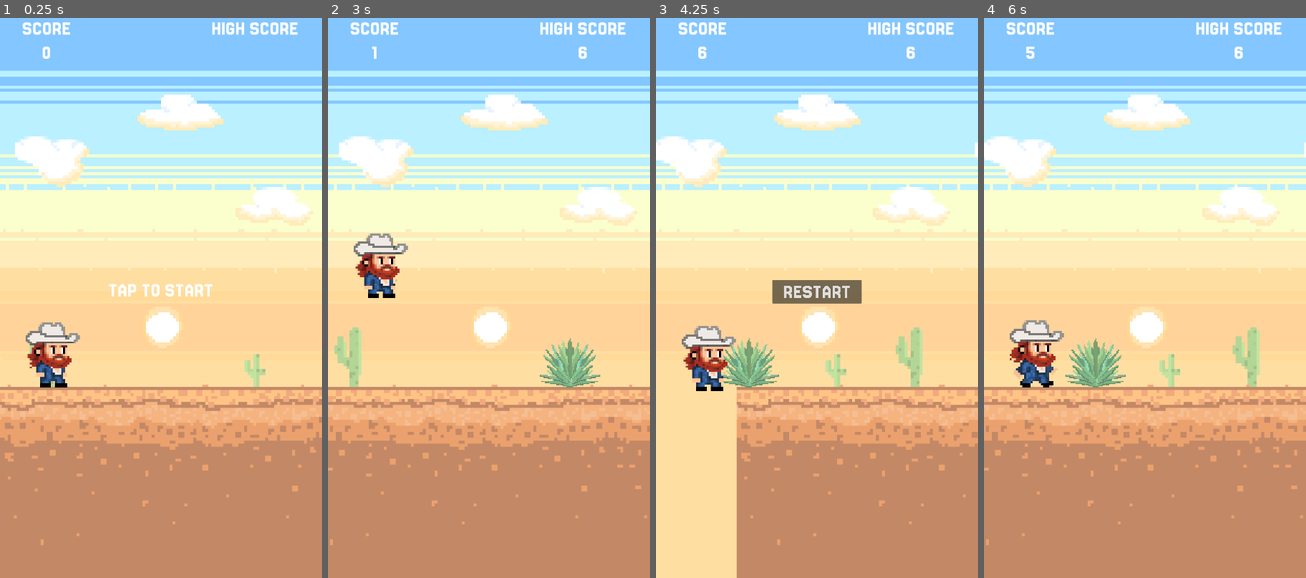
Above: before the commit, frames 1-4 (left to right).
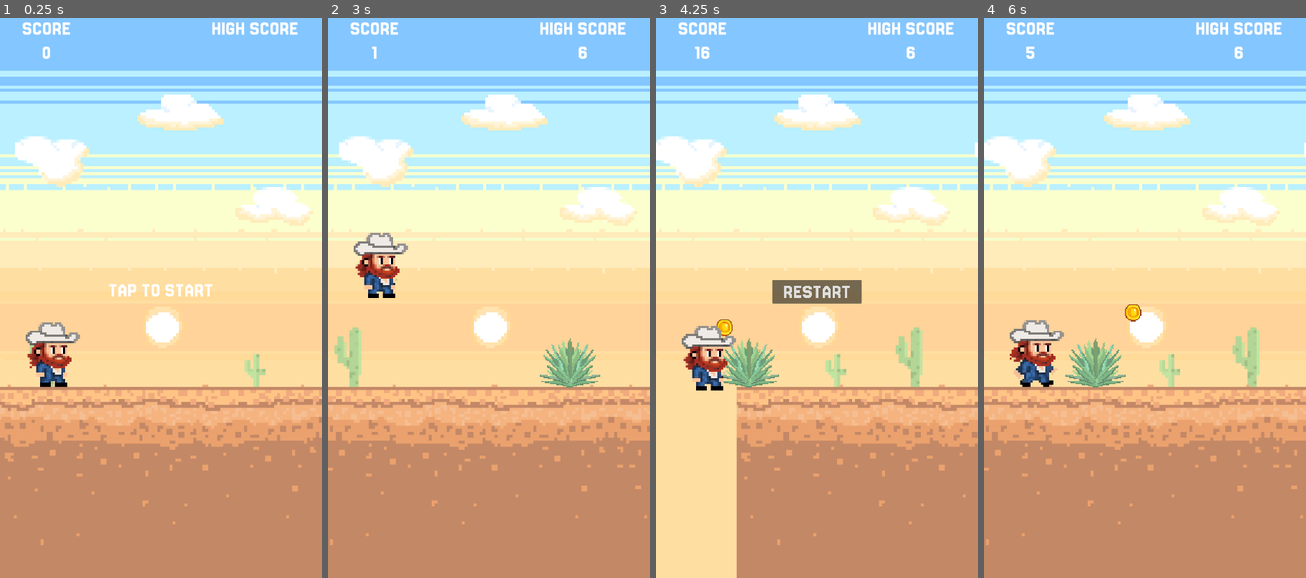
Above: after the commit, the same moments.

Repository: rgomezp/cowboy-game
Game: Godot game, scene res://scenes/main.tscn
The game is run twice, just before and just after one commit, with the same random seed, the same clock (stepped at 60 frames per second) and the same inputs.
Inputs:
- Up to frame 1 (0.25 s): no input
- Up to frame 2 (3 s): tap Enter (ui_accept) at 0.5, 0.77, 1.52, 2.75 s; click "RESTART" at 2 s; hold Down (ui_down) from 2.78 s (still down)
- Up to frame 3 (4.25 s): release Down (ui_down) at 3.53 s; tap Enter (ui_accept) at 3.77 s
- Up to frame 4 (6 s): click "RESTART" at 4.25 s; tap Enter (ui_accept) at 5, 5.27 s; hold Down (ui_down) from 5.78 s (still down)

The runs differ from the first frame. In frame 1, 0.1% of the frame differs, in the area x 8-25%, y 56-66%; in frame 2, less than 0.1%; in frame 3, 0.3%, in the area x 8-25%, y 5-67%; in frame 4, 0.3%.

Commit message:
Implements coin collection feature
Adds coin spawning and collection mechanics to the game.

Introduces a coin spawner that creates coins at varying heights.
Creates a coin manager to handle coin instantiation, removal,
and off-screen cleanup.

The collision handler detects player-coin collisions, awards points,
and triggers coin collection animations.

Diff:
--- /dev/null
+++ b/scenes/CoinManager.gd
@@ -0,0 +1,43 @@
+extends Node
+
+signal coin_added(coin: Node)
+signal coin_removed(coin: Node)
+
+var coins: Array = []
+var screen_size: Vector2i
+
+func initialize(screen_size: Vector2i):
+	self.screen_size = screen_size
+
+func reset():
+	clear_all_coins()
+
+func clear_all_coins():
+	for coin in coins:
+		if is_instance_valid(coin):
+			coin.queue_free()
+	coins.clear()
+
+func add_coin(coin: Node):
+	add_child(coin)
+	coins.append(coin)
+	coin_added.emit(coin)
+
+func remove_coin(coin: Node):
+	if coins.has(coin):
+		coins.erase(coin)
+		# Don't queue_free here - let the coin handle its own cleanup after animation
+		# The coin will call queue_free() itself after the animation finishes
+		coin_removed.emit(coin)
+
+func cleanup_off_screen_coins(camera_x: float):
+	# Add a buffer to ensure coins are well off-screen before removal
+	var cleanup_threshold = camera_x - screen_size.x * 2
+	for coin in coins.duplicate():
+		# Check if object is still valid (not freed)
+		if not is_instance_valid(coin):
+			# Remove invalid references from array
+			coins.erase(coin)
+			continue
+		if coin.position.x < cleanup_threshold:
+			remove_coin(coin)
--- /dev/null
+++ b/scenes/CoinSpawner.gd
@@ -0,0 +1,41 @@
+extends Node
+
+signal coin_spawned(coin: Node)
+
+var coin_scene: PackedScene
+# Coin height offsets relative to ground top (negative = above ground)
+# Ground top is at Y=1280, so coins should be above that
+var coin_height_offsets: Array[int] = [-200, -250, -300, -350, -400, -500]  # Hovering above ground, all jump-reachable
+var last_coin_time: float = 0.0
+var next_coin_interval: float = 0.0
+var screen_size: Vector2i
+var ground_top_y: float = 1280.0  # Ground top Y position
+
+func initialize(coin_scene: PackedScene, screen_size: Vector2i, ground_top_y: float = 1280.0):
+	self.coin_scene = coin_scene
+	self.screen_size = screen_size
+	self.ground_top_y = ground_top_y
+
+func reset():
+	last_coin_time = 0.0
+	next_coin_interval = randf_range(0.5, 2.0)  # Much more frequent than butterflies
+
+func update(delta: float, current_score: int) -> Node:
+	last_coin_time += delta
+	if last_coin_time >= next_coin_interval:
+		var coin = spawn_coin(current_score)
+		last_coin_time = 0.0
+		next_coin_interval = randf_range(0.5, 2.0)  # Spawn every 0.5-2 seconds
+		return coin
+	return null
+
+func spawn_coin(current_score: int) -> Node:
+	var coin = coin_scene.instantiate()
+	var obs_x: int = screen_size.x + current_score + 100
+	# Position coin above ground at various heights (all jump-reachable)
+	# Ground top is at 1600.5, so coins hover above it
+	var height_offset = coin_height_offsets[randi() % coin_height_offsets.size()]
+	var obs_y: int = int(ground_top_y + height_offset)
+	coin.position = Vector2i(obs_x, obs_y)
+	coin_spawned.emit(coin)
+	return coin
--- a/scenes/CollisionHandler.gd
+++ b/scenes/CollisionHandler.gd
@@ -9,7 +9,13 @@
 	player = player_node
 
 func handle_obstacle_collision(body: Node, obstacle: Node):
-	if body.name == "Player":
+	# Check if body is the player (could be named "Player" or "Player2" depending on scene)
+	var is_player = body == player or body.name == "Player" or body.name == "Player2"
+	if is_player:
+		# Coins handle their own collection, so skip them here
+		if obstacle.name == "Coin" or (obstacle.get_script() != null and obstacle.get_script().resource_path != null and "coin.gd" in obstacle.get_script().resource_path):
+			return
+
 		# If this is a butterfly, check if player is also overlapping the top collision
 		if obstacle.has_node("TopCollision"):
 			var top_collision = obstacle.get_node("TopCollision")
@@ -22,12 +28,20 @@
 		player_hit_obstacle.emit(obstacle)
 
 func handle_top_collision(body: Node, obstacle: Node):
-	if body.name == "Player":
+	# Check if body is the player
+	var is_player = body == player or body.name == "Player" or body.name == "Player2"
+	if is_player:
 		# Player jumped on the butterfly from the top - bounce
 		player_bounced_on_butterfly.emit(obstacle)
 
 func connect_obstacle_signals(obstacle: Node):
-	obstacle.body_entered.connect(func(body): handle_obstacle_collision(body, obstacle))
+	# Skip coins - they handle their own collision detection
+	if obstacle.name == "Coin" or (obstacle.get_script() != null and obstacle.get_script().resource_path != null and "coin.gd" in obstacle.get_script().resource_path):
+		return
+
+	# Only connect body_entered for Area2D nodes (butterflies, etc.)
+	if obstacle is Area2D:
+		obstacle.body_entered.connect(func(body): handle_obstacle_collision(body, obstacle))
 
 	# If this is a butterfly, also connect to the top collision Area2D
 	if obstacle.has_node("TopCollision"):
--- a/scenes/ObstacleManager.gd
+++ b/scenes/ObstacleManager.gd
@@ -68,8 +68,11 @@
 
 func remove_obstacle(obs: Node):
 	if obstacles.has(obs):
-		obs.queue_free()
 		obstacles.erase(obs)
+		# Only queue_free if the object is still valid
+		# (coins might already be queued for deletion)
+		if is_instance_valid(obs):
+			obs.queue_free()
 		obstacle_removed.emit(obs)
 
 func cleanup_off_screen_obstacles(camera_x: float):
@@ -77,5 +80,10 @@
 	# This prevents butterflies and other obstacles from disappearing too early
 	var cleanup_threshold = camera_x - screen_size.x * 2
 	for obs in obstacles.duplicate():
+		# Check if object is still valid (not freed)
+		if not is_instance_valid(obs):
+			# Remove invalid references from array
+			obstacles.erase(obs)
+			continue
 		if obs.position.x < cleanup_threshold:
 			remove_obstacle(obs)
--- a/scenes/ground.tscn
+++ b/scenes/ground.tscn
@@ -3,7 +3,7 @@
 [ext_resource type="Texture2D" uid="uid://bamyrdqraj77v" path="res://assets/img/solid.png" id="1_pybca"]
 
 [sub_resource type="RectangleShape2D" id="RectangleShape2D_pybca"]
-size = Vector2(2164, 639)
+size = Vector2(2164, 640)
 
 [node name="Ground" type="StaticBody2D"]
 
@@ -13,5 +13,5 @@
 offset = Vector2(0, 1271)
 
 [node name="CollisionShape2D" type="CollisionShape2D" parent="."]
-position = Vector2(1084, 1600.5)
+position = Vector2(1082, 1600)
 shape = SubResource("RectangleShape2D_pybca")
--- a/scenes/items/Coin.tscn
+++ b/scenes/items/Coin.tscn
@@ -1,7 +1,8 @@
-[gd_scene load_steps=15 format=3 uid="uid://by1bq66drnefa"]
+[gd_scene load_steps=16 format=3 uid="uid://by1bq66drnefa"]
 
 [ext_resource type="Texture2D" uid="uid://dv46e4n0453m" path="res://assets/img/items/collected_coin_sprite_sheet.png" id="1_f8k4j"]
 [ext_resource type="Texture2D" uid="uid://cqlokxaawat0r" path="res://assets/img/items/coin_sprite_sheet.png" id="2_h76ui"]
+[ext_resource type="Script" uid="uid://k1ap1nah76j6" path="res://scenes/items/coin.gd" id="3_coin"]
 
 [sub_resource type="AtlasTexture" id="AtlasTexture_xohpf"]
 atlas = ExtResource("1_f8k4j")
@@ -66,7 +67,7 @@
 }],
 "loop": false,
 "name": &"collected",
-"speed": 5.0
+"speed": 25.0
 }, {
 "frames": [{
 "duration": 1.0,
@@ -91,14 +92,16 @@
 height = 56.0
 
 [node name="Coin" type="Area2D"]
+script = ExtResource("3_coin")
 
 [node name="AnimatedSprite2D" type="AnimatedSprite2D" parent="."]
 texture_filter = 1
 scale = Vector2(3, 3)
 sprite_frames = SubResource("SpriteFrames_x1cwl")
-animation = &"idle"
+animation = &"collected"
 autoplay = "idle"
-frame_progress = 0.79865855
+frame = 5
+frame_progress = 1.0
 
 [node name="CollisionShape2D" type="CollisionShape2D" parent="."]
 shape = SubResource("CapsuleShape2D_f8k4j")
--- /dev/null
+++ b/scenes/items/coin.gd
@@ -0,0 +1,69 @@
+extends Area2D
+
+var is_collected: bool = false
+
+func _ready() -> void:
+	# Ensure monitoring is enabled for collision detection
+	monitoring = true
+	monitorable = true
+	# Connect collision signal directly
+	body_entered.connect(_on_body_entered)
+
+func _on_body_entered(body: Node):
+	# Don't process if already collected
+	if is_collected:
+		return
+
+	# Check if body is the player (CharacterBody2D)
+	if not body is CharacterBody2D:
+		return
+
+	# Immediately mark as collected and disable collisions to prevent double collection
+	is_collected = true
+	monitoring = false
+	monitorable = false
+	# Disconnect signal to prevent multiple triggers
+	if body_entered.is_connected(_on_body_entered):
+		body_entered.disconnect(_on_body_entered)
+
+	collect()
+
+func collect():
+	if is_collected and monitoring == false:
+		return
+
+	# Mark as collected immediately (already done in _on_body_entered, but ensure it)
+	is_collected = true
+	monitoring = false
+	monitorable = false
+
+	# Get the main scene to access managers
+	var main_scene = get_tree().current_scene
+	if not main_scene:
+		return
+
+	# Add 10 points to score (10 * 100 = 1000 raw score for display)
+	if "score_manager" in main_scene and main_scene.score_manager:
+		main_scene.score_manager.add_score(10 * 100)
+
+	# Trigger the collected animation and wait for it to finish
+	var animated_sprite = $AnimatedSprite2D
+	if animated_sprite:
+		# Make sure coin is visible and sprite is visible
+		visible = true
+		animated_sprite.visible = true
+		# Stop any current animation
+		animated_sprite.stop()
+		# Play the collected animation
+		animated_sprite.play("collected")
+		# Wait for animation to finish
+		await animated_sprite.animation_finished
+
+	# Remove from manager AFTER animation finishes
+	# This ensures the coin stays visible during the animation
+	if "coin_manager" in main_scene and main_scene.coin_manager:
+		main_scene.coin_manager.remove_coin(self)
+
+	# Free the coin after everything is done
+	if is_instance_valid(self):
+		queue_free()
--- a/scenes/main.gd
+++ b/scenes/main.gd
@@ -4,17 +4,22 @@
 var rock_scene = preload("res://scenes/obstacles/rock.tscn")
 var agave_scene = preload("res://scenes/obstacles/agave.tscn")
 var butterfly_scene = preload("res://scenes/obstacles/butterfly.tscn")
+var coin_scene = preload("res://scenes/items/Coin.tscn")
 
 # Preload manager scripts
 var ScoreManager = preload("res://scenes/ScoreManager.gd")
 var ObstacleManager = preload("res://scenes/ObstacleManager.gd")
 var ButterflySpawner = preload("res://scenes/ButterflySpawner.gd")
+var CoinSpawner = preload("res://scenes/CoinSpawner.gd")
+var CoinManager = preload("res://scenes/CoinManager.gd")
 var CollisionHandler = preload("res://scenes/CollisionHandler.gd")
 
 # Manager instances
 var score_manager: Node
 var obstacle_manager: Node
 var butterfly_spawner: Node
+var coin_spawner: Node
+var coin_manager: Node
 var collision_handler: Node
 
 const PLAYER_START_POS := Vector2i(19, 166)
@@ -59,6 +64,17 @@
 	butterfly_spawner.butterfly_spawned.connect(_on_butterfly_spawned)
 	butterfly_spawner.initialize(butterfly_scene, screen_size)
 
+	coin_spawner = CoinSpawner.new()
+	add_child(coin_spawner)
+	coin_spawner.coin_spawned.connect(_on_coin_spawned)
+	# Ground top is at Y=1280
+	coin_spawner.initialize(coin_scene, screen_size, 1280.0)
+
+	coin_manager = CoinManager.new()
+	add_child(coin_manager)
+	coin_manager.coin_added.connect(_on_coin_added)
+	coin_manager.initialize(screen_size)
+
 	collision_handler = CollisionHandler.new()
 	add_child(collision_handler)
 	collision_handler.player_hit_obstacle.connect(_on_player_hit_obstacle)
@@ -70,6 +86,8 @@
 	score_manager.reset()
 	obstacle_manager.reset()
 	butterfly_spawner.reset()
+	coin_spawner.reset()
+	coin_manager.reset()
 
 	game_running = false
 	get_tree().paused = false
@@ -103,6 +121,11 @@
 		if butterfly:
 			obstacle_manager.add_obstacle(butterfly)
 
+		# Check coin spawning
+		var coin = coin_spawner.update(delta, current_score)
+		if coin:
+			coin_manager.add_coin(coin)
+
 		# Move player position & camera
 		$Player.position.x += speed
 		$Camera2D.position.x += speed
@@ -116,6 +139,8 @@
 
 		# Cleanup off-screen obstacles
 		obstacle_manager.cleanup_off_screen_obstacles($Camera2D.position.x)
+		# Cleanup off-screen coins
+		coin_manager.cleanup_off_screen_coins($Camera2D.position.x)
 	else:
 		if Input.is_action_pressed("ui_accept"):
 			game_running = true
@@ -135,6 +160,14 @@
 	# Butterfly is already positioned by ButterflySpawner
 	pass
 
+func _on_coin_spawned(coin: Node):
+	# Coin is already positioned by CoinSpawner
+	pass
+
+func _on_coin_added(coin: Node):
+	# Coins handle their own collision detection, no need to connect signals
+	pass
+
 func _on_player_hit_obstacle(obstacle: Node):
 	game_over()
 
Not shown, added: scenes/CoinManager.gd.uid
Not shown, added: scenes/CoinSpawner.gd.uid
Not shown, added: scenes/items/coin.gd.uid
